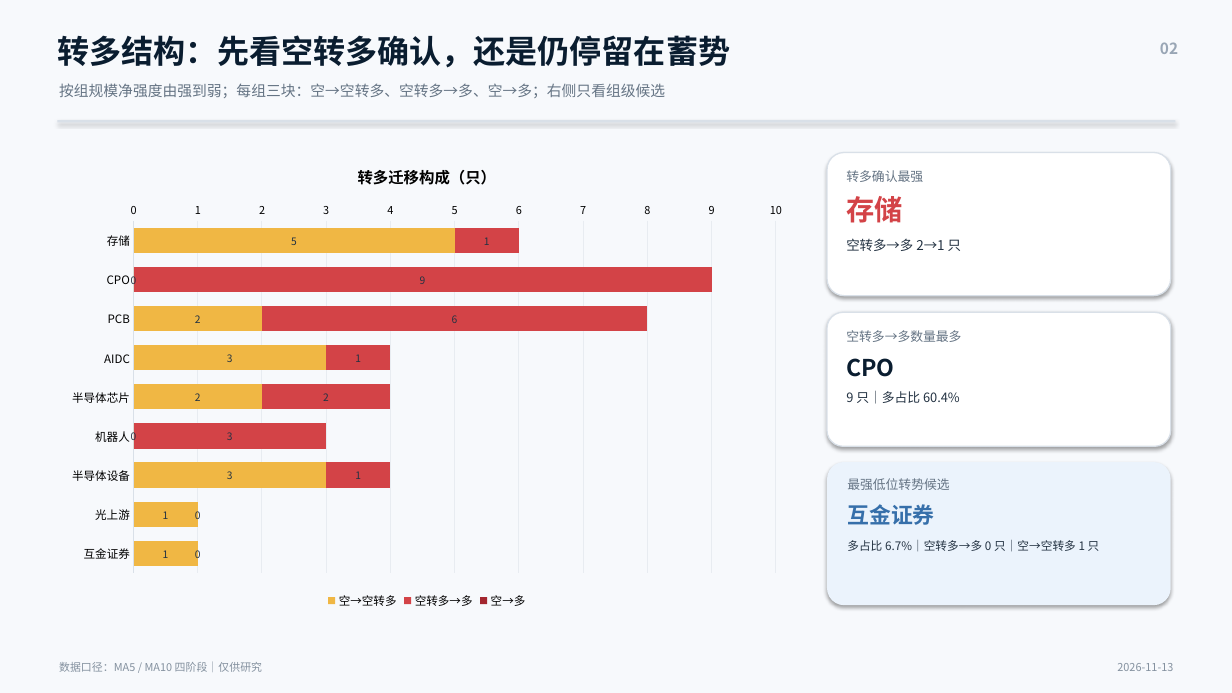
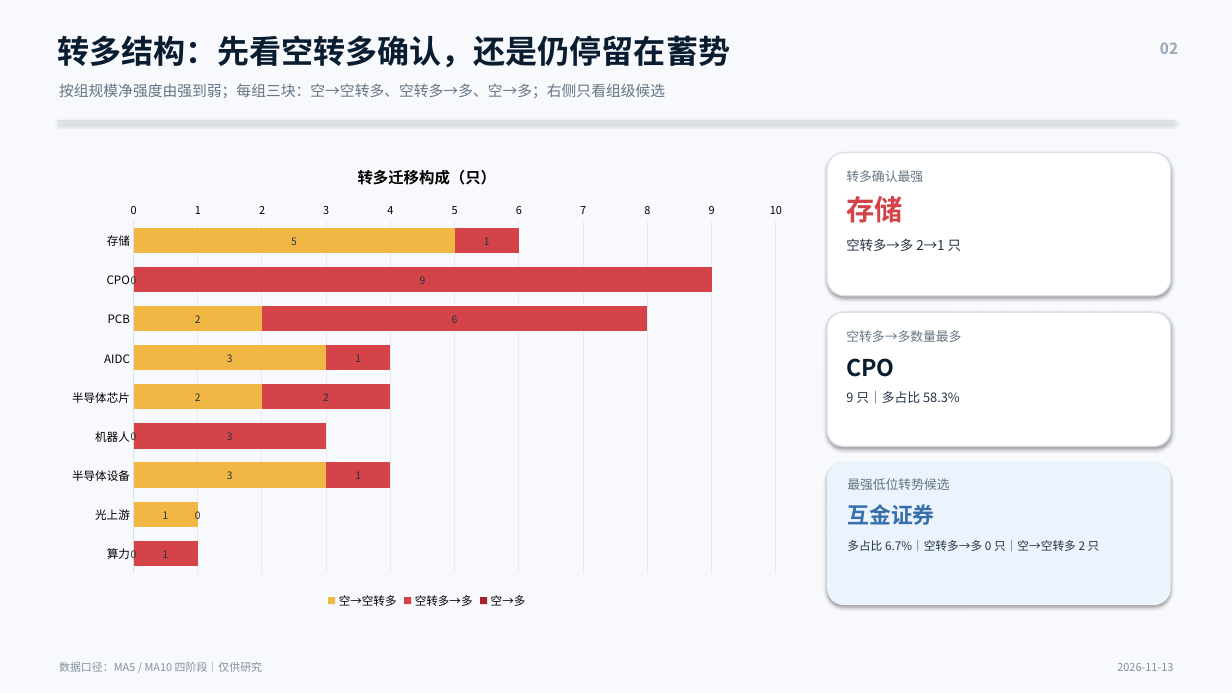
Before and after one commit to nancybhc/a-share-blast-lab, a slide deck: slide 2 of assets/多空阶段简报_2026-11-13.pptx. Drawn at 1232x693 pixels with LibreOffice and Linux fonts; fonts in the diff are those of the drawing. Boxes give left, top, right and bottom in pixels: in the first picture for what was removed or moved away, otherwise in the second. Text is boxed around its words. In the diff, an @@ line names an element or a change of style, - is before the commit and + after.

```diff
--- a/assets/多空阶段简报_2026-11-13.pptx
+++ b/assets/多空阶段简报_2026-11-13.pptx
@@ bar stacked chart at (x1=57, y1=146, x2=797, y2=613) @@
-categories: 存储, CPO, PCB, AIDC, 半导体芯片, 机器人, 半导体设备, 光上游, 互金证券
+categories: 存储, CPO, PCB, AIDC, 半导体芯片, 机器人, 半导体设备, 光上游, 算力
-空→空转多: 5, 0, 2, 3, 2, 0, 3, 1, 1
+空→空转多: 5, 0, 2, 3, 2, 0, 3, 1, 0
-空转多→多: 1, 9, 6, 1, 2, 3, 1, 0, 0
+空转多→多: 1, 9, 6, 1, 2, 3, 1, 0, 1
@@ text at (x1=846, y1=391, x2=960, y2=404): text changed @@
-9 只｜多占比 60.4%
+9 只｜多占比 58.3%
@@ text at (x1=847, y1=540, x2=1100, y2=551): text changed @@
-多占比 6.7%｜空转多→多 0 只｜空→空转多 1 只
+多占比 6.7%｜空转多→多 0 只｜空→空转多 2 只
```
Also in this commit, not shown: 3 other slides changed, 6 other files.
